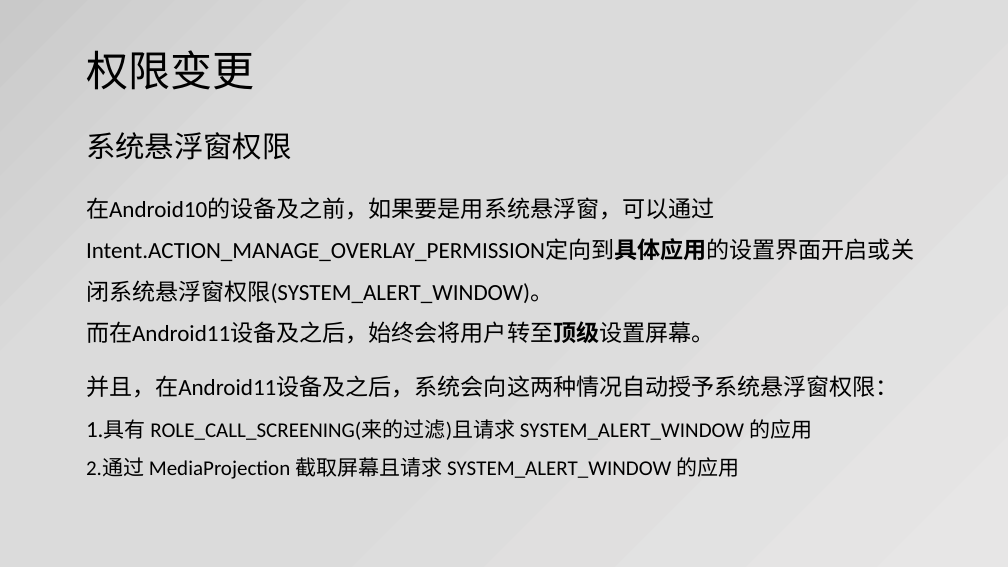
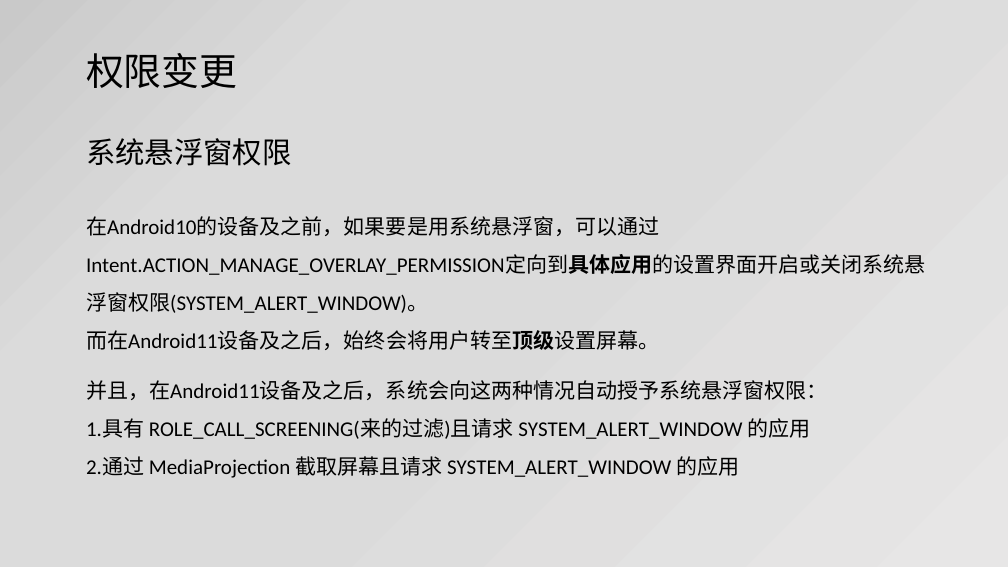
Before and after one commit to jianjunxiao/Adaptation, a slide deck: slide 22 of Android10、11适配.pptx. Drawn at 1008x567 pixels with LibreOffice and Linux fonts; fonts in the diff are those of the drawing. Boxes give left, top, right and bottom in pixels: in the first picture for what was removed or moved away, otherwise in the second. Text is boxed around its words. In the diff, an @@ line names an element or a change of style, - is before the commit and + after.

```diff
--- a/Android10、11适配.pptx
+++ b/Android10、11适配.pptx
@@ title "权限变更" at [86,53,237,88]: size 40 to 36 pt @@
@@ text "系统悬浮窗权限": place and size @@
-text "系统悬浮窗权限" at [86,132,292,160]
+text "系统悬浮窗权限" at [86,138,292,166]
@@ text "在Android10的设备及之前，如果要是用系统悬浮窗，可以通过Intent.ACTION_MANAGE_OVERLAY ...": place and size @@
-text "在Android10的设备及之前，如果要是用系统悬浮窗，可以通过Intent.ACTION_MANAGE_OVERLAY ..." at [86,197,914,479]
+text "在Android10的设备及之前，如果要是用系统悬浮窗，可以通过Intent.ACTION_MANAGE_OVERLAY ..." at [86,216,926,478]
@@ text "在Android10的设备及之前，如果要是用系统悬浮窗，可以通过Intent.ACTION_MANAGE_OVERLAY ..." at [86,216,926,478]: size 22 to 20 pt in "在Android10的设备及之前，如果要是用系统悬浮窗，可以通过Intent.ACTION_MANAGE_OVERLAY ...", "而在Android11设备及之后，始终会将用户转至顶级设置屏幕。", "并且，在Android11设备及之后，系统会向这两种情况自动授予系统悬浮窗权限： 1.具有" @@
```
Also in this commit, not shown: 25 other slides changed, 4 slides added, 7 other files.
